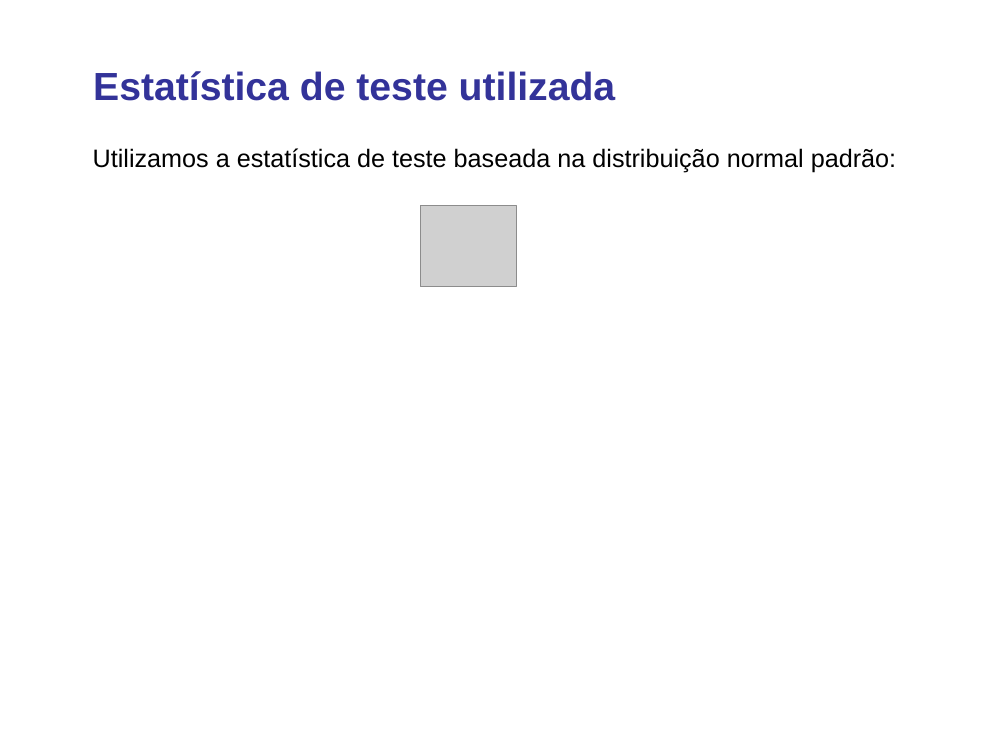
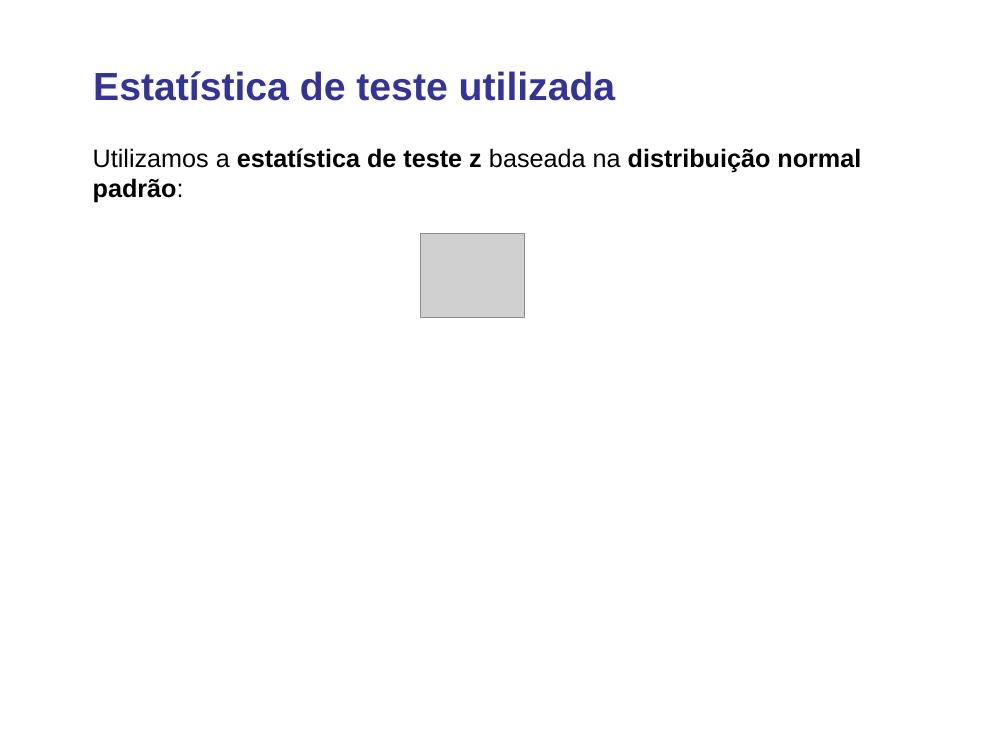
Before and after one commit to lansaviniec/estatistica, a slide deck: slide 10 of 8 teste_de_hipotese.ppt. Drawn at 1008x756 pixels with LibreOffice and Linux fonts; fonts in the diff are those of the drawing; grey boxes stand for pictures. Boxes give left, top, right and bottom in pixels: in the first picture for what was removed or moved away, otherwise in the second. Text is boxed around its words. In the diff, an @@ line names an element or a change of style, - is before the commit and + after.

```diff
--- a/8 teste_de_hipotese.ppt
+++ b/8 teste_de_hipotese.ppt
@@ text at [93,148,861,203]: text changed; bold on @@
-Utilizamos a estatística de teste baseada na distribuição normal padrão:
+Utilizamos a estatística de teste z baseada na distribuição normal padrão:
@@ picture: place and size @@
-picture at [420,206,516,286]
+picture at [420,234,525,318]
```
Also in this commit, not shown: 7 other slides changed, 12 slides added, 1 slide removed, 1 other file.
